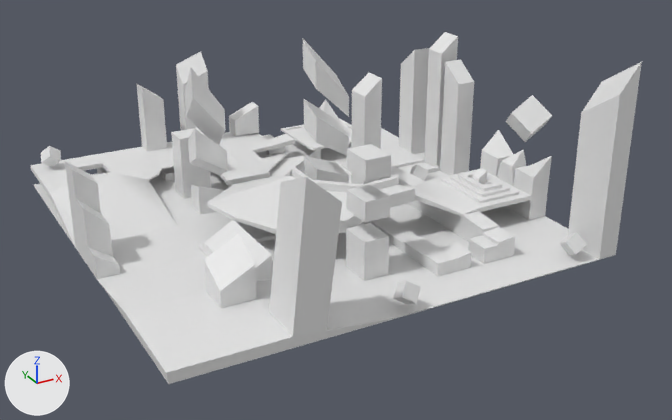
Before and after pictures for a commit that changed the glTF model Studienprojekt_FPS/Map.glb.
Before and after are seen from a 50 mm camera at (-106.3, -214.0, 106.6) aimed at (5.3, -11.0, 5.1). Lighting does not change. The marker at lower left points along +X, +Y and +Z. Where no turn or scale is listed for an object, it has been applied to the vertices. Vertices at the same position are counted once.

The first picture shows 'Cubes -col', 'Map -col', 'Towers -col'.
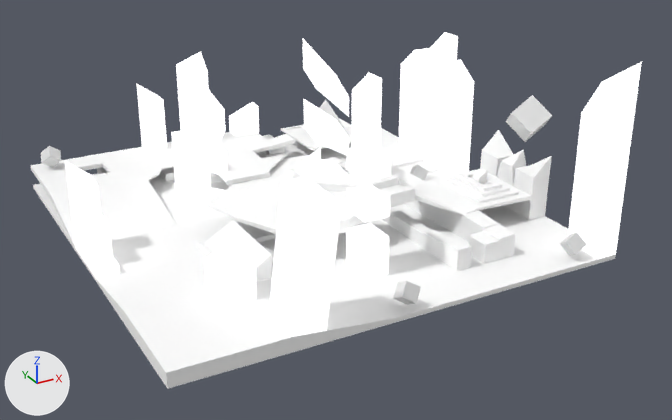
Changed parts and their boxes (x1, y1, x2, y2) in the pictures (672 x 420 px):
'Map -col', reshaped
    before: (31, 118, 614, 384)
    after: (31, 118, 616, 389)
part 1 of me_plane_002, added
    after: (322, 157, 343, 165)
part 2 of me_plane_002, cut back
    before: (31, 124, 614, 384)
    after: (31, 118, 616, 389)
part 3 of me_plane_002, recoloured
    both: (103, 133, 508, 337)
part 4 of me_plane_003, recoloured
    both: (65, 32, 474, 337)
part 5 of me_plane_003, recoloured
    both: (568, 62, 642, 259)
part 6 of me_plane_003, recoloured
    both: (480, 130, 552, 196)

The edits, one by one:
Material 'Towers.001' (mat_towers_001) is new.
Its base color is (1.0, 1.0, 1.0) (white #ffffff).
Its metallic is 1.0.
Its roughness is 1.0.
Its emission strength is 1.0.
Material 'Floor' (mat_floor) is new.
Its base color is (1.0, 1.0, 1.0) (white #ffffff).
Its roughness is 1.0.
me_plane_002 is used by ob_map__col; location (0.0, 0.0, 0.0).
me_plane_002 had 4979 vertices, 10011 faces and spanned x -60.4..60.3, y -60.3..60.3, z -0.4..14.1.
me_plane_002 now has 3103 vertices, 6226 faces and spans x -60.4..60.3, y -60.3..60.3, z -1.3..14.1.
me_plane_002 part 1: a new loose piece of 56 vertices spanning x 21.7..26.9, y 23.6..28.8, z 3.0..3.6, in mat_floor (white #ffffff).
me_plane_002 part 2: 85 vertices moved from x -60.3..60.3, y -60.3..60.3, z -0.4..10.4 to x -60.4..60.3, y -60.3..60.3, z -1.2..10.4; 3435 vertices removed from x -60.4..60.3, y -60.3..60.3, z -0.4..14.1; 1503 vertices added at x -60.4..60.3, y -60.3..60.3, z -1.3..14.1.
me_plane_002 part 3: 269 faces spanning x -60.4..60.3, y -60.3..60.3, z -1.2..14.0 switch from no material to mat_floor (white #ffffff).
me_plane_003 has 1190 vertices, 2120 faces and spans x -60.3..60.3, y -60.3..60.3, z 0.0..50.5.
me_plane_003 is used by ob_towers__col; location (0.0, 0.0, 0.0).
me_plane_003 part 4: 1834 of the faces centred in x -60.3..60.2, y -60.3..60.3, z 0.0..49.6 switch from no material to mat_towers_001 (white #ffffff).
me_plane_003 part 5: 66 of the faces centred in x 54.5..60.3, y -60.3..-48.3, z 11.8..50.5 switch from no material to mat_towers_001 (white #ffffff).
me_plane_003 part 6: all 220 faces centred in x 54.5..60.3, y -33.1..-9.6, z 7.3..18.7 switch from no material to mat_floor (white #ffffff).
